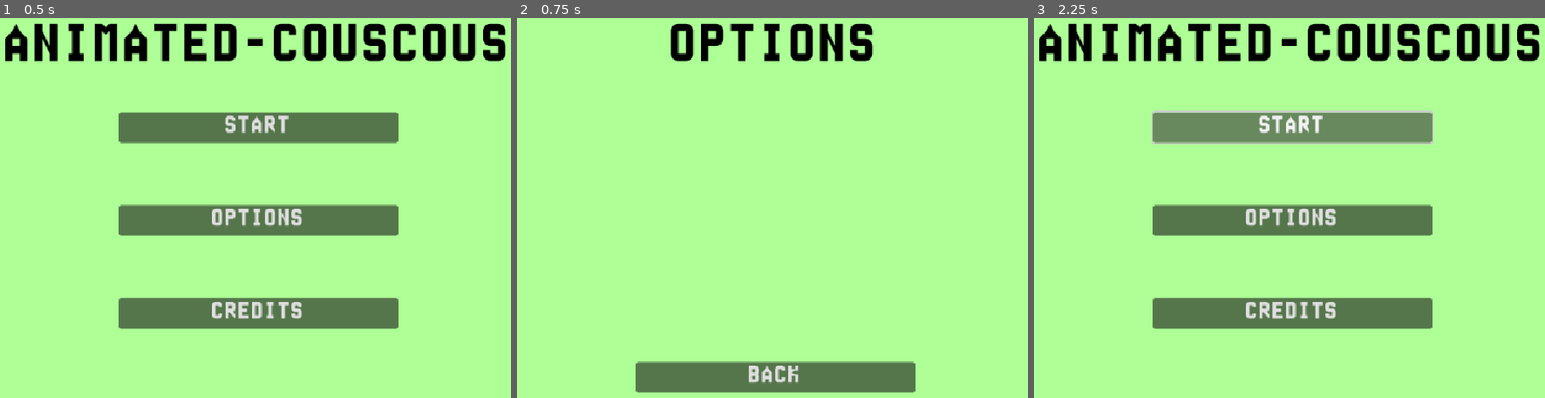
Above: before the commit, frames 1-3 (left to right).
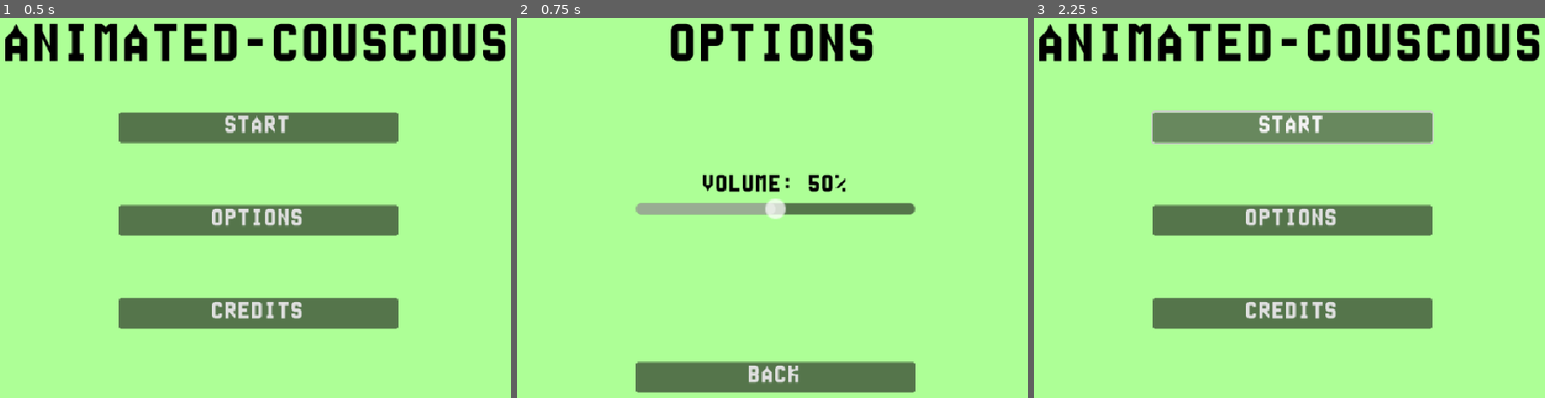
Above: after the commit, the same moments.

Repository: S2009-dev/animated-couscous
Game: Godot game, scene res://objects/menus/title_screen.tscn
Two runs of this game, one before a commit and one after it. Both use one fixed random seed, a clock stepped at 60 frames per second and the inputs below. This scene is started directly instead of the project's main scene.
Inputs:
- Up to frame 1 (0.5 s): no input
- Up to frame 2 (0.75 s): click "OPTIONS" at 0.5 s
- Up to frame 3 (2.25 s): click "BACK" at 1.25 s; click "START" at 2 s

Frame 1 is identical in both runs. In frame 2, 2.5% of the frame differs, in the area x 23-78%, y 41-53%; in frame 3, nothing differs.

Commit message:
feat: :sparkles: add volume option

Diff:
--- a/objects/menus/title_screen.tscn
+++ b/objects/menus/title_screen.tscn
@@ -145,6 +145,60 @@
 theme_override_font_sizes/font_size = 32
 text = "CREDITS"
 
+[node name="OptionsContainer" type="Control" parent="."]
+visible = false
+layout_mode = 1
+anchors_preset = 8
+anchor_left = 0.5
+anchor_top = 0.5
+anchor_right = 0.5
+anchor_bottom = 0.5
+offset_left = -192.0
+offset_top = -174.0
+offset_right = 192.0
+offset_bottom = 210.0
+grow_horizontal = 2
+grow_vertical = 2
+
+[node name="Volume" type="Control" parent="OptionsContainer"]
+layout_mode = 1
+anchors_preset = 8
+anchor_left = 0.5
+anchor_top = 0.5
+anchor_right = 0.5
+anchor_bottom = 0.5
+offset_left = -192.0
+offset_top = -64.0
+offset_right = 192.0
+offset_bottom = 64.0
+grow_horizontal = 2
+grow_vertical = 2
+
+[node name="Label" type="Label" parent="OptionsContainer/Volume"]
+layout_mode = 1
+anchors_preset = 5
+anchor_left = 0.5
+anchor_right = 0.5
+offset_left = -100.5
+offset_right = 100.5
+offset_bottom = 33.0
+grow_horizontal = 2
+theme_override_colors/font_color = Color(0, 0, 0, 1)
+theme_override_fonts/font = ExtResource("1_7s4ta")
+theme_override_font_sizes/font_size = 32
+text = "VOLUME: 50%"
+horizontal_alignment = 1
+vertical_alignment = 1
+
+[node name="Slider" type="HSlider" parent="OptionsContainer/Volume"]
+layout_mode = 0
+offset_top = 32.0
+offset_right = 192.0
+offset_bottom = 48.0
+scale = Vector2(2, 2)
+value = 50.0
+rounded = true
+
 [node name="BackBtn" type="Button" parent="."]
 visible = false
 layout_mode = 1
@@ -165,4 +219,6 @@
 
 [connection signal="pressed" from="MainContainer/Options/OptionsBtn" to="." method="_on_options_btn_pressed"]
 [connection signal="pressed" from="MainContainer/Credits/CreditsBtn" to="." method="_on_credits_btn_pressed"]
+[connection signal="drag_ended" from="OptionsContainer/Volume/Slider" to="." method="_on_slider_drag_ended"]
+[connection signal="value_changed" from="OptionsContainer/Volume/Slider" to="." method="_on_slider_value_changed"]
 [connection signal="pressed" from="BackBtn" to="." method="_on_back_btn_pressed"]
--- a/scripts/menus/title_screen.gd
+++ b/scripts/menus/title_screen.gd
@@ -11,6 +11,7 @@
 
 	$Title.text = "OPTIONS"
 	$MainContainer.hide()
+	$OptionsContainer.show()
 	$BackBtn.show()
 
 
@@ -23,6 +24,22 @@
 
 
 func _on_back_btn_pressed() -> void:
+	if current_menu == "options":
+		$OptionsContainer.hide()
+	elif current_menu == "credits":
+		pass
+
+	current_menu = "main"
+
 	$Title.text = "ANIMATED-COUSCOUS"
 	$MainContainer.show()
 	$BackBtn.hide()
+
+
+func _on_slider_drag_ended(value_changed: bool) -> void:
+	if value_changed:
+		AudioServer.set_bus_volume_db(0, linear_to_db($OptionsContainer/Volume/Slider.value / 100))
+
+
+func _on_slider_value_changed(value: float) -> void:
+	$OptionsContainer/Volume/Label.text = "VOLUME: " + str(roundi(value)) + "%"
